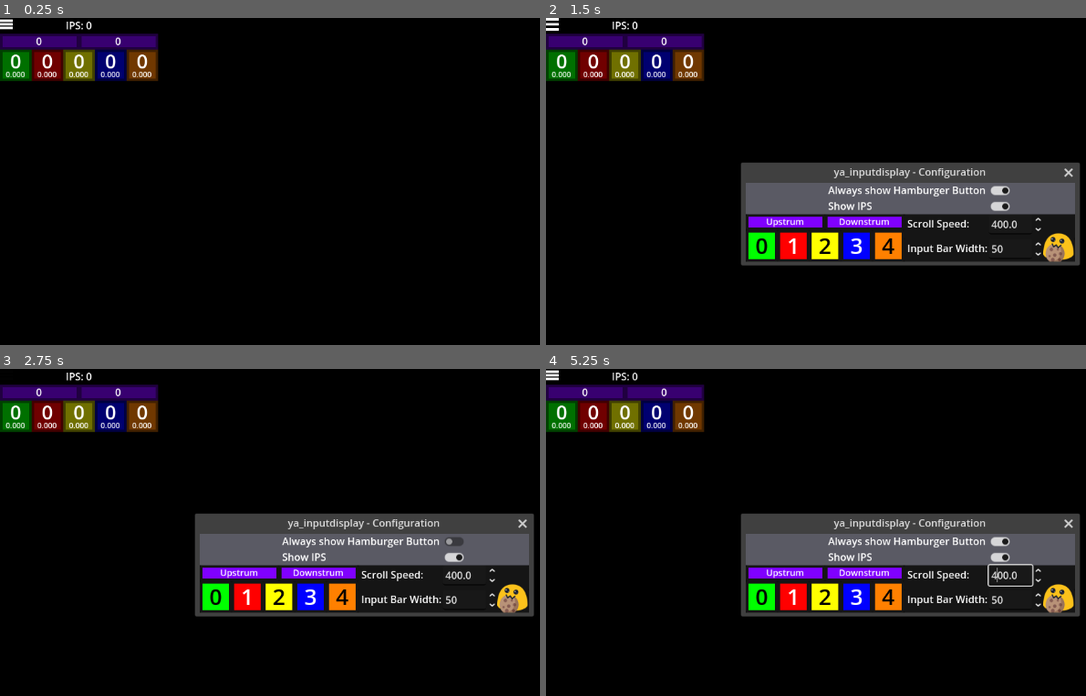
Above: before the commit, frames 1-4 (two rows, left to right).
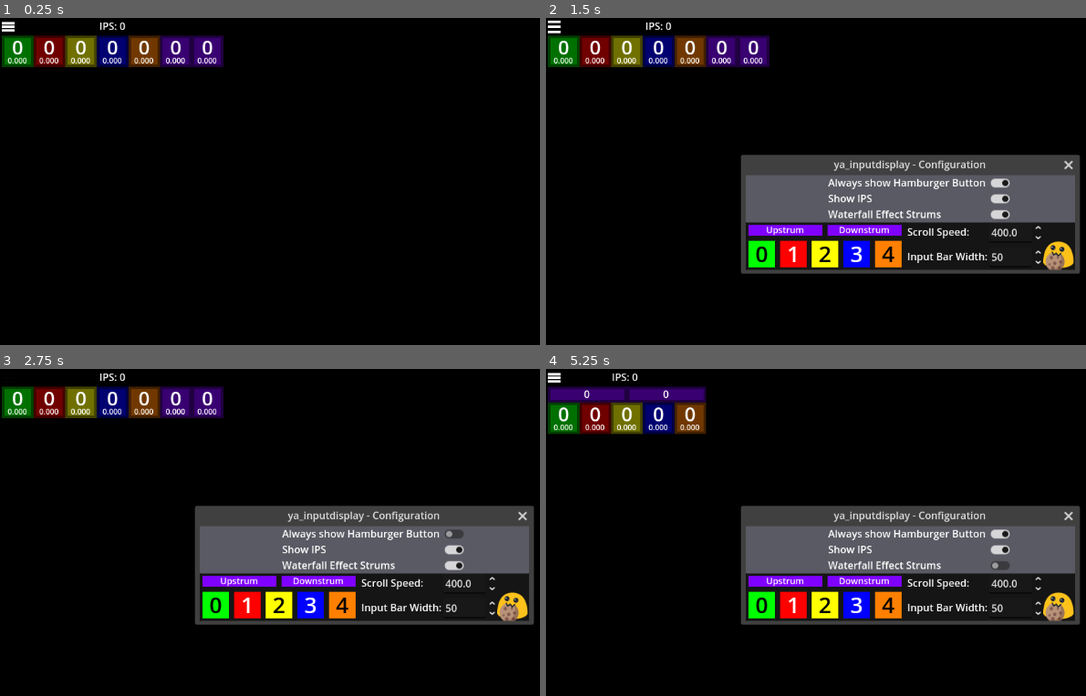
Above: after the commit, the same moments.

Repository: raphaelgoulart/ya_inputdisplay
Game: Godot game, scene res://Main.tscn
Same seed, same stepped clock (60 frames per second), same inputs: the game is played once before the commit and once after it.
Inputs (mouse positions are in pixels of both pictures, inside the frame that each line leads up to; where the layout moved, square brackets give the same spot in the first picture):
- Up to frame 1 (0.25 s): no input
- Up to frame 2 (1.5 s): tap Enter at 0.5 s; move the mouse to (1069, 201) at 0.52 s; tap Backspace at 0.6 s; click (1069, 201) at 0.67 s; click (556, 27) [551, 24] at 1.25 s
- Up to frame 3 (2.75 s): click "Always show Hamburger Button" at 2 s
- Up to frame 4 (5.25 s): click "Show IPS" at 2.75 s; click (999, 565) at 3.5 s, where only the run after the commit has a clickable "Waterfall Effect Strums"; click "Always show Hamburger Button" at 4.25 s; click "Show IPS" at 5 s

The runs differ from the first frame. In frame 1, 5.1% of the frame differs, in the area x 0-42%, y 0-20%; in frame 2, 16%, in the area x 0-99%, y 0-79%; in frame 3, 16%; in frame 4, 14%.
Error after the commit: Cannot call method 'get_value' on a null value. (res://ConfigHandler.gd:54)

Commit message:
Merge Waterfall effect Strums from NicoBren/ya_inputdisplay (and made it toggleable)

Diff:
--- a/Config.gd
+++ b/Config.gd
@@ -7,5 +7,11 @@
 var always_show_hamburger: bool = true
 var show_ips: bool = true
 
+var waterfall_strums: bool = true
+signal waterfall_strums_toggled
+func set_waterfall_strums(new_value: bool):
+	waterfall_strums = new_value
+	waterfall_strums_toggled.emit()
+
 # TODO: assign these to the inputbtns instead of storing them here
 var colors = [Color.GREEN, Color.RED, Color.YELLOW, Color.BLUE, Color(1, 0.5, 0), Color(0.5, 0, 1), Color(0.5, 0, 1)]
--- a/ConfigHandler.gd
+++ b/ConfigHandler.gd
@@ -6,8 +6,8 @@
 const InputBtn = preload ("res://InputBtn.gd")
 const Config = preload ("res://Config.gd")
 
-# v1 is release v0.0.4 and prior, v1.1 changed btn to kb_btn, v2 is release v0.0.5, v2.1 added Hide IPS
-const valid_config_versions = [1, 1.1, 2, 2.1]
+# v1 is release v0.0.4 and prior, v1.1 changed btn to kb_btn, v2 is release v0.0.5, v2.1 added Hide IPS, 2.2 added strum waterfall effect toggle
+const valid_config_versions = [1, 1.1, 2, 2.1, 2.2]
 
 const legacy_color_section_keys = ["green", "red", "yellow", "blue", "orange", "up", "down"]
 const btn_config_names = ["fret_0", "fret_1", "fret_2", "fret_3", "fret_4", "strum_up", "strum_down"]
@@ -50,6 +50,9 @@
 	# colors
 	load_colors()
 
+func post_init():
+	current_config.set_waterfall_strums(config_file.get_value("Settings", "waterfall_strums", false))
+
 func load_colors():
 	for i in 7:
 		if config_file.has_section_key("Colors", color_index_to_config_key(i)):
@@ -88,7 +91,7 @@
 
 var new_config_file # this are declared here so all config file saving methods can easily access it
 var new_config_file_version
-func save_config(version: float=2.1): # version should be either 1, 1.1 or 2
+func save_config(version: float=2.2):
 
 	new_config_file_version = version
 	# Create new config_file file
@@ -106,6 +109,7 @@
 		new_config_file.set_value("Settings", "input_bar_width", current_config.input_bar_width)
 	new_config_file.set_value("Settings", "always_show_hamburger", current_config.always_show_hamburger)
 	new_config_file.set_value("Settings", "show_ips", current_config.show_ips)
+	new_config_file.set_value("Settings", "waterfall_strums", current_config.waterfall_strums)
 	# colors
 	save_colors()
 
@@ -120,7 +124,7 @@
 		new_config_file.set_value("Colors", color_index_to_config_key(i, new_config_file_version), "#" + current_config.colors[i].to_html(false))
 
 func save_bindings():
-	for btn: InputBtn in Singleton.btns:
+	for btn: InputBtn in Singleton.btns.slice(0,7):
 		var config_name = btn.get_config_name(new_config_file_version)
 
 		var binding = btn.binding
--- a/ConfigInterface/ConfigInterface.tscn
+++ b/ConfigInterface/ConfigInterface.tscn
@@ -1,10 +1,11 @@
-[gd_scene load_steps=9 format=3 uid="uid://diwo8r877y02c"]
+[gd_scene load_steps=10 format=3 uid="uid://diwo8r877y02c"]
 
 [ext_resource type="Script" uid="uid://c1swk6oy25iny" path="res://ConfigInterface/ConfigInterface.gd" id="1_gkws8"]
 [ext_resource type="PackedScene" uid="uid://bcresji1hnjiu" path="res://ConfigInterface/FretColorPicker.tscn" id="1_l4cb1"]
 [ext_resource type="Texture2D" uid="uid://wmw6outrhpp5" path="res://ConfigInterface/blobnomcookie.png" id="1_yue4u"]
 [ext_resource type="PackedScene" uid="uid://bcjdywc38khs8" path="res://ConfigInterface/StrumColorPicker.tscn" id="3_5dgwu"]
 [ext_resource type="Script" uid="uid://ddkoeidsjlmeu" path="res://ConfigInterface/IPSToggle.gd" id="3_bmsq3"]
+[ext_resource type="Script" path="res://ConfigInterface/WaterfallToggle.gd" id="4_j40uj"]
 [ext_resource type="Script" uid="uid://dknf7icrvodmq" path="res://ConfigInterface/ScrollSpeedSpinBox.gd" id="4_thkfi"]
 [ext_resource type="Script" uid="uid://bwoqxkhxjbnwa" path="res://ConfigInterface/HamburgerToggle.gd" id="5_fhkjl"]
 [ext_resource type="Script" uid="uid://dbqb8oacyv82l" path="res://ConfigInterface/InputbarWidthSpinBox.gd" id="5_wy8my"]
@@ -13,7 +14,7 @@
 auto_translate_mode = 2
 title = "ya_inputdisplay - Configuration"
 initial_position = 2
-size = Vector2i(520, 125)
+size = Vector2i(520, 150)
 transient = true
 unresizable = true
 auto_translate = false
@@ -22,7 +23,7 @@
 [node name="TogglesBackground" type="ColorRect" parent="."]
 anchors_preset = 10
 anchor_right = 1.0
-offset_bottom = 50.0
+offset_bottom = 75.0
 grow_horizontal = 2
 color = Color(0.352941, 0.352941, 0.392157, 1)
 
@@ -61,10 +62,27 @@
 mouse_filter = 1
 text = "Show IPS"
 
+[node name="WaterfallToggle" type="CheckButton" parent="."]
+offset_left = 380.0
+offset_top = 50.0
+offset_right = 424.0
+offset_bottom = 75.0
+focus_mode = 0
+button_pressed = true
+script = ExtResource("4_j40uj")
+
+[node name="Label" type="Label" parent="WaterfallToggle"]
+layout_mode = 0
+offset_left = -250.0
+offset_bottom = 25.0
+tooltip_text = "Shows/Hides the IPS (Inputs Per Second)"
+mouse_filter = 1
+text = "Waterfall Effect Strums"
+
 [node name="MainBackground" type="ColorRect" parent="."]
-offset_top = 50.0
+offset_top = 75.0
 offset_right = 520.0
-offset_bottom = 150.0
+offset_bottom = 175.0
 color = Color(0, 0, 0, 1)
 
 [node name="ColorPanel" type="Panel" parent="MainBackground"]
--- /dev/null
+++ b/ConfigInterface/WaterfallToggle.gd
@@ -0,0 +1,8 @@
+extends CheckButton
+
+func _ready():
+	button_pressed = ConfigHandler.current_config.waterfall_strums
+	pressed.connect(_on_button_pressed)
+
+func _on_button_pressed():
+	ConfigHandler.current_config.set_waterfall_strums(button_pressed)
--- a/InputBtn.gd
+++ b/InputBtn.gd
@@ -20,6 +20,8 @@
 var index
 var default_font_size = 31
 var pressed = false
+var is_wide = false
+var true_index
 
 const banned_keycodes = [KEY_MINUS, KEY_PLUS, KEY_EQUAL, KEY_COMMA, KEY_BRACKETLEFT, KEY_PERIOD, KEY_BRACKETRIGHT, KEY_BACKSPACE, KEY_ESCAPE]
 
@@ -28,11 +30,14 @@
 
 # Called when the node enters the scene tree for the first time.
 func _ready():
-	index = get_meta("index")
+	true_index = get_meta("index")
+	is_wide = name.ends_with("_wide") # this is basically just spawn_inputbar
+	index = (true_index-2) if is_wide else true_index
 	# bindings
-	binding = ConfigHandler.load_binding(self)
-	add_child(binding)
-
+	set_binding(ConfigHandler.load_binding(as_waterfall()))
+	if not is_wide:
+		add_child(binding)
+	ConfigHandler.current_config.waterfall_strums_toggled.connect(_on_waterfall_strums_toggled)
 	# colors and visual stuff
 	center = $Center
 	colorize(ConfigHandler.current_config.colors[index])
@@ -45,6 +50,19 @@
 	else:
 		length_label.visible = false
 	Singleton.btns.append(self)
+
+func _on_waterfall_strums_toggled():
+	var new_value = ConfigHandler.current_config.waterfall_strums
+	visible = (true_index < 5 or (is_wide != ConfigHandler.current_config.waterfall_strums))
+	spawn_inputbar = visible and not is_wide
+	# no need to move waterfall strums or wide strums
+	if true_index > 4:
+		return
+	# moving frets down if wide strums
+	if new_value:
+		position.y = 28
+	else:
+		position.y = 53
 
 func colorize(new_color: Color):
 	color = Color(new_color, center.color.a)
@@ -162,5 +180,16 @@
 		add_child(new_inputbar)
 	# only append to inputs_gone if ips are visible
 	# (inputs_gone is used for exclusively ips calculation)
-	if ConfigHandler.current_config.show_ips:
+	if ConfigHandler.current_config.show_ips and not is_wide:
 		Singleton.inputs_gone.append(timestamp)
+
+func as_waterfall():
+	if is_wide:
+		return Singleton.btns[index]
+	return self
+func get_binding():
+	return as_waterfall().binding
+func set_binding(new_binding: Binding):
+	binding = new_binding
+	if is_wide:
+		as_waterfall().binding = new_binding
--- a/Main.tscn
+++ b/Main.tscn
@@ -8,56 +8,78 @@
 [ext_resource type="Texture2D" uid="uid://ds1xh0grlep6b" path="res://ButtonHamburgerIcons/Hover.png" id="7_gqgvc"]
 [ext_resource type="BitMap" uid="uid://cnj1o7mv0758k" path="res://ButtonHamburgerIcons/Click_mask.bmp" id="8_5hayx"]
 [ext_resource type="Script" uid="uid://djkjj2xp8gqn7" path="res://HideableUI.gd" id="8_dtghk"]
+[ext_resource type="Script" path="res://PostInit.gd" id="9_03owx"]
 
 [node name="Node2D" type="Node2D"]
+metadata/_edit_vertical_guides_ = [3.0]
 
 [node name="G" parent="." instance=ExtResource("1_rf5sa")]
-position = Vector2(0, 50)
+position = Vector2(3, 28)
 metadata/color = Color(0, 1, 0, 1)
+metadata/Up = false
 
 [node name="R" parent="." instance=ExtResource("1_rf5sa")]
-position = Vector2(50, 50)
+position = Vector2(53, 28)
 metadata/kb_btn = 83
 metadata/color = Color(1, 0, 0, 1)
 metadata/index = 1
 metadata/gp_btn = 1
 
 [node name="Y" parent="." instance=ExtResource("1_rf5sa")]
-position = Vector2(100, 50)
+position = Vector2(103, 28)
 metadata/kb_btn = 68
 metadata/color = Color(1, 1, 0, 1)
 metadata/index = 2
 metadata/gp_btn = 3
 
 [node name="B" parent="." instance=ExtResource("1_rf5sa")]
-position = Vector2(150, 50)
+position = Vector2(153, 28)
 metadata/kb_btn = 70
 metadata/color = Color(0, 0, 1, 1)
 metadata/index = 3
 metadata/gp_btn = 2
 
 [node name="O" parent="." instance=ExtResource("1_rf5sa")]
-position = Vector2(200, 50)
+position = Vector2(203, 28)
 metadata/kb_btn = 71
 metadata/color = Color(1, 0.501961, 0, 1)
 metadata/index = 4
 metadata/gp_btn = 9
 
-[node name="U" parent="." instance=ExtResource("2_lan1j")]
-position = Vector2(0, 25)
+[node name="U" parent="." instance=ExtResource("1_rf5sa")]
+position = Vector2(253, 28)
 metadata/kb_btn = 4194320
+metadata/color = Color(0.501961, 0, 1, 1)
+metadata/index = 5
 metadata/gp_btn = 11
 
-[node name="D" parent="." instance=ExtResource("2_lan1j")]
-position = Vector2(125, 25)
+[node name="D" parent="." instance=ExtResource("1_rf5sa")]
+position = Vector2(303, 28)
 metadata/kb_btn = 4194322
+metadata/color = Color(0.501961, 0, 1, 1)
 metadata/index = 6
+metadata/gp_btn = 12
+metadata/Up = false
+metadata/Down = false
+
+[node name="U_wide" parent="." instance=ExtResource("2_lan1j")]
+visible = false
+position = Vector2(3, 28)
+metadata/kb_btn = 4194320
+metadata/index = 7
+metadata/gp_btn = 11
+
+[node name="D_wide" parent="." instance=ExtResource("2_lan1j")]
+visible = false
+position = Vector2(128, 28)
+metadata/kb_btn = 4194322
+metadata/index = 8
 metadata/gp_btn = 12
 
 [node name="IPS" type="Label" parent="."]
-offset_top = -1.0
-offset_right = 250.0
-offset_bottom = 25.0
+offset_left = 3.0
+offset_right = 353.0
+offset_bottom = 26.0
 text = "IPS: 0"
 horizontal_alignment = 1
 vertical_alignment = 1
@@ -73,8 +95,10 @@
 script = ExtResource("4_i884g")
 
 [node name="ButtonHamburger" type="TextureButton" parent="."]
-offset_right = 20.0
-offset_bottom = 20.0
+offset_left = 3.0
+offset_top = 4.0
+offset_right = 23.0
+offset_bottom = 24.0
 texture_normal = ExtResource("5_gohq5")
 texture_pressed = ExtResource("6_vsqnb")
 texture_hover = ExtResource("7_gqgvc")
@@ -83,3 +107,6 @@
 stretch_mode = 0
 script = ExtResource("8_dtghk")
 metadata/show_on_hover = true
+
+[node name="post_init_thing" type="Node2D" parent="."]
+script = ExtResource("9_03owx")
--- /dev/null
+++ b/PostInit.gd
@@ -0,0 +1,5 @@
+extends Node2D
+
+func _ready():
+	Singleton.post_init()
+	ConfigHandler.post_init()
--- a/Singleton.gd
+++ b/Singleton.gd
@@ -36,6 +36,13 @@
 	# moved from ButtonHamburger.gd
 	var hamburger = get_node("/root/Node2D/ButtonHamburger")
 	hamburger.pressed.connect(show_config_window)
+
+func _on_waterfall_strums_toggled():
+	var new_value = ConfigHandler.current_config.waterfall_strums
+	ips_label.position.x = 0 if new_value else -50
+
+func post_init():
+	ConfigHandler.current_config.waterfall_strums_toggled.connect(_on_waterfall_strums_toggled)
 
 func _on_joy_connection_changed(_device: int, _connected: bool):
 	calibrate()
Not shown: 1 places in Main.tscn that only renumber resources
